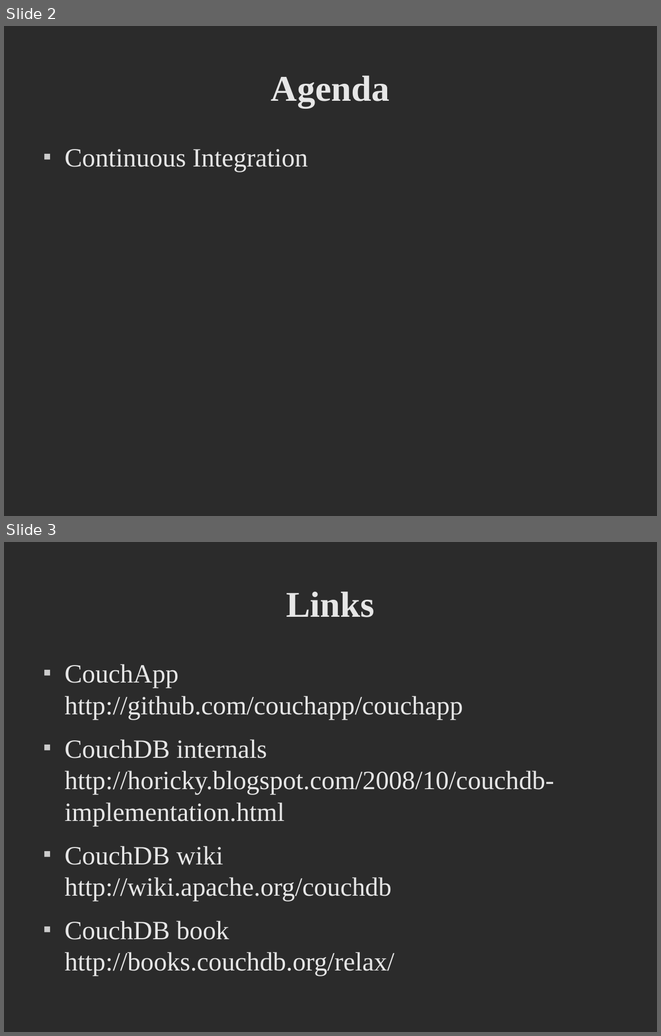
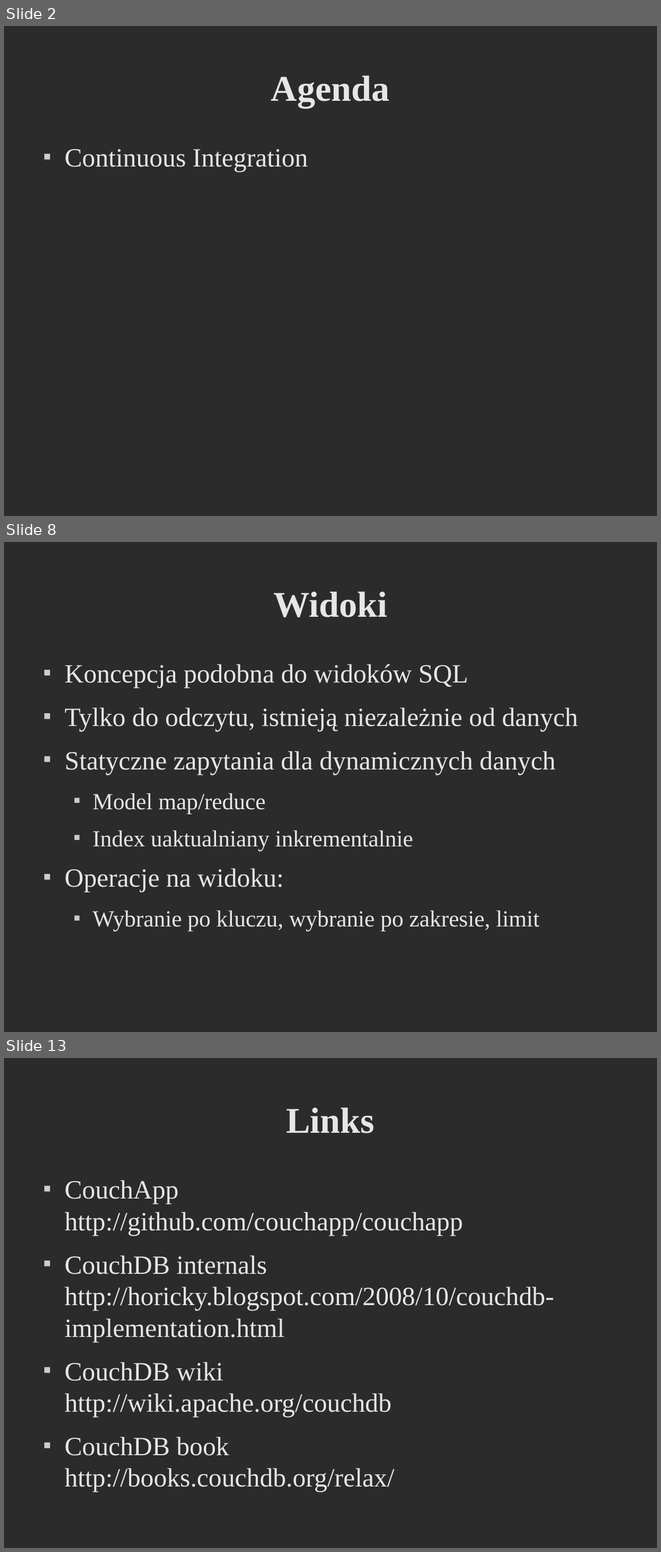
Before and after one commit to godfryd/checking-couchdb, a slide deck: checking-couchdb.odp. Shown one above the other, each under a label of ours: slides 2 and 3 before the commit, slides 2, 8 and 13 after it; the slides between them are not shown. The pictures are 661x1036 and 661x1552 pixels, drawn with LibreOffice and Linux fonts; fonts in the diff are those of the drawing; background and template pictures are left out; a plain dark background stands for a picture behind light text. Boxes give left, top, right and bottom in pixels: in the first picture for what was removed or moved away, otherwise in the second. Text is boxed around its words. In the diff, an @@ line names an element or a change of style, - is before the commit and + after.

```diff
--- a/checking-couchdb.odp
+++ b/checking-couchdb.odp
@@ slide 8 added at (4, 542, 657, 1032), background picture (left out) @@
@@ title added at (273, 591, 387, 617), 44 pt, text #E6E6E6, bold @@
+Widoki
@@ text added at (64, 664, 578, 931), 32 pt, text #E6E6E6 @@
+■ Koncepcja podobna do widoków SQL
+■ Tylko do odczytu, istnieją niezależnie od danych
+■ Statyczne zapytania dla dynamicznych danych
+  ■ Model map/reduce
+  ■ Index uaktualniany inkrementalnie
+■ Operacje na widoku:
+  ■ Wybranie po kluczu, wybranie po zakresie, limit
@@ what was slide 3 is now slide 13 @@
```
Also in this commit, not shown: 10 other slides added, 1 other file.
